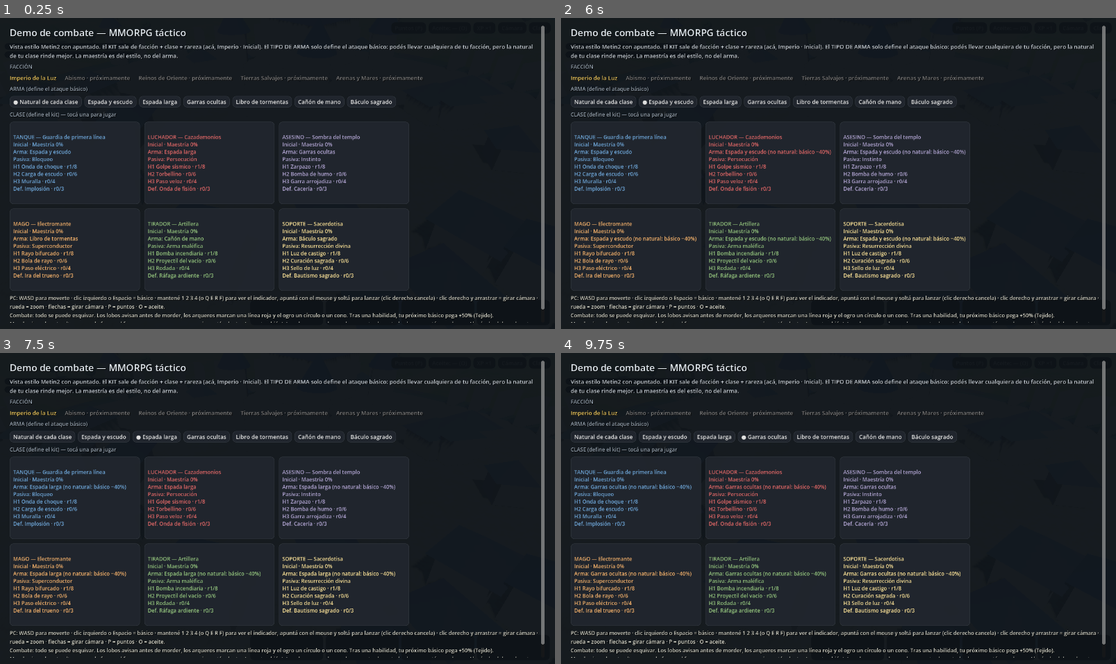
Above: before the commit, frames 1-4 (two rows, left to right).
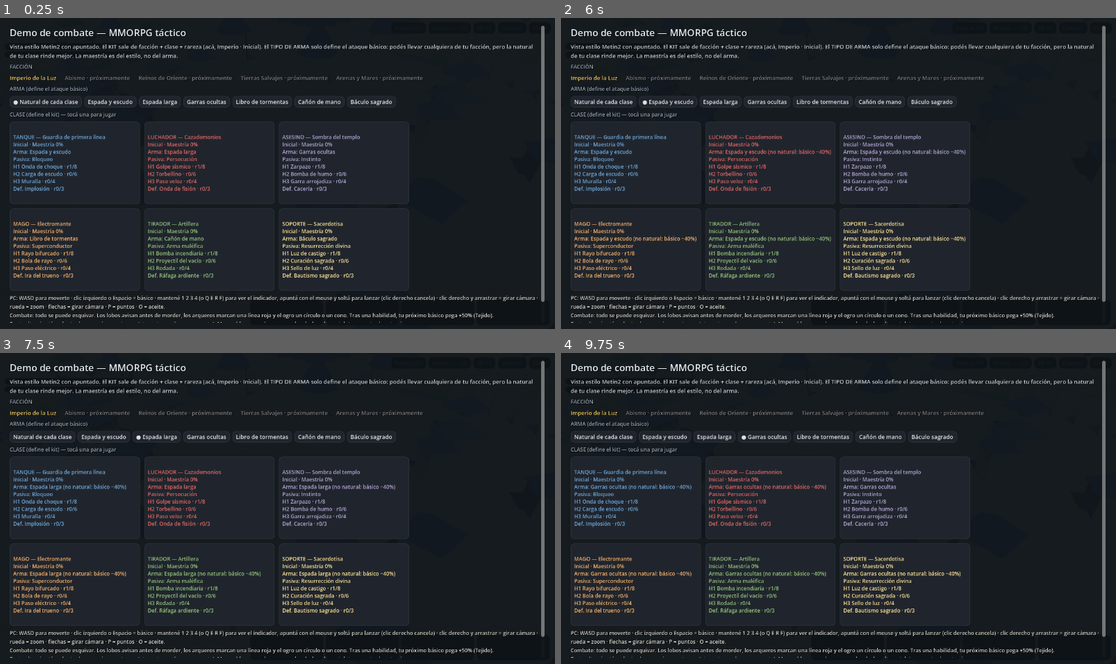
Above: after the commit, the same moments.

Repository: kinedavidaranda-coder/mmo-tactico
Game: Godot game, scene res://main.tscn
The game is run twice, just before and just after one commit, with the same random seed, the same clock (stepped at 60 frames per second) and the same inputs.
Inputs (mouse positions are in pixels of both pictures, inside the frame that each line leads up to):
- Up to frame 1 (0.25 s): no input
- Up to frame 2 (6 s): click "Cámara" at 0.5 s; click "Clase" at 1.25 s; click (849, 313) at 2.02 s; click (921, 313) at 2.77 s; click (999, 313) at 3.52 s; click (1071, 313) at 4.27 s; click "● Natural de cada clase" at 5 s; click "Espada y escudo" at 5.75 s
- Up to frame 3 (7.5 s): click "Natural de cada clase" at 6.5 s; click "Espada larga" at 7.25 s
- Up to frame 4 (9.75 s): click "Espada y escudo" at 8 s; click "● Espada y escudo" at 8.75 s; click "Garras ocultas" at 9.5 s

The runs differ from the first frame. In frame 1, less than 0.1% of the frame differs, in the area x 2-99%, y 91-98%; in frame 2, less than 0.1%; in frame 3, less than 0.1%; in frame 4, less than 0.1%.

Commit message:
Pasto alto para esconderse, muros y construcciones con colisión, dash que atraviesan muros
Co-Authored-By: Claude Opus 5.5 <noreply@anthropic.com>
Claude-Session: https://claude.ai/code/session_01UFgRNPHegwFKPB93iifC1a

Diff:
--- a/scripts/main.gd
+++ b/scripts/main.gd
@@ -47,6 +47,8 @@
 	var burn_t := 0.0
 	var burn_acc := 0.0
 	var queued = null
+	var hidden := false
+	var reveal_t := 0.0
 
 class Mob:
 	var type := ""
@@ -136,7 +138,9 @@
 	var st := "grass"
 	var t := 0.0
 	var spread := 0.0
-	var node: MeshInstance3D
+	var idx := 0
+	var base_y := 0.0
+	var tint := Color.WHITE
 
 class Puddle:
 	var x := 0.0
@@ -162,6 +166,10 @@
 var zones: Array = []
 var texts: Array = []
 var cells := {}
+var cell_list: Array = []
+var grass_mm: MultiMesh
+var colliders: Array = []          # muros y edificios: cajas en el plano (centro, medio tamaño, giro)
+var col_grid := {}                  # grilla de 16 m para buscar colisiones rápido
 var puddles: Array = []
 
 var mastery := {}                   # maestría por estilo (facción:clase:rareza)
@@ -488,6 +496,7 @@
 	water.cast_shadow = GeometryInstance3D.SHADOW_CASTING_SETTING_OFF
 	world.add_child(water)
 	build_capital()
+	build_structures()
 	build_vegetation()
 	# minimapa
 	minimap_tex = ImageTexture.create_from_image(terrain.minimap_image(256))
@@ -529,17 +538,18 @@
 			continue
 		var px := sin(a) * SAFE_R
 		var pz := cos(a) * SAFE_R
-		var w := box(Vector3(5.4, 5.0, 1.6), stone, Vector3(px, y0 + 2.5, pz), world)
-		w.rotation.y = a + PI / 2
+		solid_box(Vector3(5.4, 5.0, 1.6), stone, Vector3(px, y0 + 2.5, pz), a + PI / 2)
 		if k % 8 == 0:
 			cyl(1.8, 2.0, 8.0, stone, Vector3(px, y0 + 4.0, pz), world, 10)
+			add_collider(Vector2(px, pz), Vector2(1.9, 1.9), 0.0)
 			cyl(0.01, 2.4, 3.0, roof, Vector3(px, y0 + 9.5, pz), world, 10)
 	# ciudadela central
-	box(Vector3(14, 10, 14), stone, Vector3(0, y0 + 5, -6), world)
+	solid_box(Vector3(14, 10, 14), stone, Vector3(0, y0 + 5, -6), 0.0)
 	box(Vector3(9, 6, 9), stone, Vector3(0, y0 + 13, -6), world)
 	cyl(0.01, 7.5, 6.0, roof, Vector3(0, y0 + 19, -6), world, 4).rotation.y = PI / 4
 	for c in [Vector2(-7, -13), Vector2(7, -13), Vector2(-7, 1), Vector2(7, 1)]:
 		cyl(1.6, 1.8, 14.0, stone, Vector3(c.x, y0 + 7, c.y), world, 10)
+		add_collider(c, Vector2(1.8, 1.8), 0.0)
 		cyl(0.01, 2.2, 3.5, roof, Vector3(c.x, y0 + 15.7, c.y), world, 10)
 	cyl(0.25, 0.25, 4.0, gold, Vector3(0, y0 + 24, -6), world, 6)
 	sphere(0.9, gold, Vector3(0, y0 + 26.5, -6), world)
@@ -558,8 +568,9 @@
 			continue
 		var w := r.randf_range(4.0, 6.5)
 		var hgt := r.randf_range(3.0, 5.0)
-		var hb := box(Vector3(w, hgt, w * 0.8), stone.darkened(r.randf() * 0.12), Vector3(x, y0 + hgt / 2, z), world)
-		hb.rotation.y = a
+		if blocked(x, z, w * 0.8):
+			continue
+		solid_box(Vector3(w, hgt, w * 0.8), stone.darkened(r.randf() * 0.12), Vector3(x, y0 + hgt / 2, z), a)
 		var rf := cyl(0.01, w * 0.78, 2.2, roof.lightened(r.randf() * 0.15), Vector3(x, y0 + hgt + 1.1, z), world, 4)
 		rf.rotation.y = a + PI / 4
 		placed += 1
@@ -571,6 +582,159 @@
 	ring.scale = Vector3(SAFE_R + 2.5, 0.05, SAFE_R + 2.5)
 	ring.position.y = y0 + 0.08
 	world.add_child(ring)
+
+# ----------------------------------------------------------------- colisiones (muros y edificios)
+func add_collider(c: Vector2, half: Vector2, rot: float) -> void:
+	var col := {"c": c, "h": half, "r": rot}
+	colliders.append(col)
+	var reach: float = half.length()
+	for gx in range(int(floor((c.x - reach) / 16.0)), int(floor((c.x + reach) / 16.0)) + 1):
+		for gz in range(int(floor((c.y - reach) / 16.0)), int(floor((c.y + reach) / 16.0)) + 1):
+			var k := Vector2i(gx, gz)
+			if not col_grid.has(k):
+				col_grid[k] = []
+			col_grid[k].append(col)
+
+func solid_box(size: Vector3, c: Color, pos: Vector3, rot: float) -> MeshInstance3D:
+	var mi := box(size, c, pos, world)
+	mi.rotation.y = rot
+	add_collider(Vector2(pos.x, pos.z), Vector2(size.x / 2.0, size.z / 2.0), rot)
+	return mi
+
+# ¿el punto (con un radio) choca con algún muro o edificio?
+func blocked(x: float, z: float, pad := 0.6) -> bool:
+	var k := Vector2i(int(floor(x / 16.0)), int(floor(z / 16.0)))
+	if not col_grid.has(k):
+		return false
+	for col in col_grid[k]:
+		var dx: float = x - col.c.x
+		var dz: float = z - col.c.y
+		var cr := cos(col.r)
+		var sr := sin(col.r)
+		var lx := dx * cr - dz * sr
+		var lz := dx * sr + dz * cr
+		if abs(lx) < col.h.x + pad and abs(lz) < col.h.y + pad:
+			return true
+	return false
+
+# un dash atraviesa muros, pero no puede terminar adentro de uno: se estira hasta salir
+func dash_end(sx: float, sz: float, ex: float, ez: float) -> Vector2:
+	var d := Vector2(ex - sx, ez - sz)
+	var dir := d.normalized() if d.length() > 0.01 else Vector2(P.fx, P.fz)
+	var p := Vector2(ex, ez)
+	var tries := 0
+	while blocked(p.x, p.y) and tries < 20:
+		p += dir * 0.5
+		tries += 1
+	if blocked(p.x, p.y):
+		p = Vector2(ex, ez)
+		while blocked(p.x, p.y) and p.distance_to(Vector2(sx, sz)) > 0.3:
+			p -= dir * 0.5
+	return Vector2(clamp(p.x, -B, B), clamp(p.y, -B, B))
+
+# ----------------------------------------------------------------- construcciones dispersas
+func ok_site(x: float, z: float, r: float) -> bool:
+	var p := Vector2(x, z)
+	if p.length() < SAFE_R + 20.0 or terrain.road_dist(p) < r + 4.0 or terrain.river_dist(p) < r + 10.0:
+		return false
+	if p.distance_to(Terrain.LAKE) < Terrain.LAKE_R + r + 15.0:
+		return false
+	if terrain.height(x, z) < 1.5 or terrain.height(x, z) > 30.0 or blocked(x, z, r):
+		return false
+	return true
+
+func wall_run(a: Vector2, b: Vector2, thick: float, hgt: float, col: Color, broken: float, r: RandomNumberGenerator) -> void:
+	var L := a.distance_to(b)
+	var n: int = max(1, int(L / 4.0))
+	var dir := (b - a) / L
+	var rot := atan2(dir.x, dir.y) + PI / 2
+	for i in n:
+		if r.randf() < broken:
+			continue
+		var c := a + dir * (L * (i + 0.5) / n)
+		var hh: float = hgt * (r.randf_range(0.55, 1.0) if broken > 0 else 1.0)
+		solid_box(Vector3(L / n + 0.05, hh, thick), col, Vector3(c.x, H(c.x, c.y) + hh / 2.0 - 0.2, c.y), rot)
+
+func build_structures() -> void:
+	var r := RandomNumberGenerator.new()
+	r.seed = 777
+	var stone := Color("#cfc7b5")
+	var old := Color("#a59c8a")
+	var wood := Color("#7a5634")
+	var roof := Color("#3d5f9e")
+	var straw := Color("#c9a94f")
+	# torres de vigía en los caminos
+	for spot in [Vector2(-25, -150), Vector2(150, -45), Vector2(-160, 35), Vector2(28, 190), Vector2(-60, -320), Vector2(330, -75)]:
+		var x: float = spot.x + 9.0
+		var z: float = spot.y + 6.0
+		var y := H(x, z)
+		cyl(2.2, 2.6, 11.0, stone, Vector3(x, y + 5.5, z), world, 8)
+		cyl(0.01, 3.2, 3.5, roof, Vector3(x, y + 12.7, z), world, 8)
+		add_collider(Vector2(x, z), Vector2(2.5, 2.5), 0.0)
+	# ruinas: muros rotos al pie de la cordillera y en el cañadón
+	var ruins := 0
+	var tries := 0
+	while ruins < 16 and tries < 300:
+		tries += 1
+		var x := r.randf_range(-430, 430)
+		var z := r.randf_range(-330, 60)
+		if x > -180 and z > -120:
+			continue
+		if not ok_site(x, z, 10):
+			continue
+		var a := r.randf() * TAU
+		var d := Vector2(cos(a), sin(a))
+		var c := Vector2(x, z)
+		wall_run(c - d * 9, c + d * 9, 1.4, 3.2, old, 0.25, r)
+		wall_run(c + d * 9, c + d * 9 + Vector2(-d.y, d.x) * 8, 1.4, 3.2, old, 0.3, r)
+		ruins += 1
+	# granjas con cercos en los campos del sur, y un molino
+	var farms := 0
+	tries = 0
+	while farms < 9 and tries < 300:
+		tries += 1
+		var x := r.randf_range(-340, 340)
+		var z := r.randf_range(170, 420)
+		if not ok_site(x, z, 9):
+			continue
+		var a := r.randf_range(-0.4, 0.4)
+		var y := H(x, z)
+		solid_box(Vector3(7, 4, 5.5), Color("#e8dcc0"), Vector3(x, y + 2, z), a)
+		cyl(0.01, 5.2, 2.6, straw, Vector3(x, y + 5.3, z), world, 4).rotation.y = a + PI / 4
+		var f := Vector2(x, z)
+		var fx := Vector2(cos(a), -sin(a))
+		var fz := Vector2(sin(a), cos(a))
+		var corners = [f + fx * -9 + fz * 7, f + fx * 9 + fz * 7, f + fx * 9 + fz * 14, f + fx * -9 + fz * 14]
+		for k in 3:
+			wall_run(corners[k], corners[k + 1], 0.3, 1.1, wood, 0.0, r)
+		if farms == 2:
+			var mx := x + 14.0
+			cyl(1.8, 2.4, 10.0, Color("#e8dcc0"), Vector3(mx, H(mx, z) + 5, z), world, 8)
+			add_collider(Vector2(mx, z), Vector2(2.3, 2.3), 0.0)
+			var hub := Node3D.new()
+			hub.position = Vector3(mx, H(mx, z) + 9, z + 2.6)
+			hub.name = "Aspas"
+			world.add_child(hub)
+			for k in 4:
+				var blade := box(Vector3(0.5, 7, 0.15), wood, Vector3(0, 3.5, 0), hub)
+				var arm := Node3D.new()
+				hub.add_child(arm)
+				blade.reparent(arm)
+				arm.rotation.z = k * PI / 2
+		farms += 1
+	# laberintos de muros cerca de los campamentos: pasillos para escaparse y emboscar
+	for camp in [Vector2(140, -75), Vector2(170, -130), Vector2(-70, -110), Vector2(70, 120), Vector2(-110, 90), Vector2(-170, 60), Vector2(190, 30)]:
+		for k in 3:
+			var a := r.randf() * TAU
+			var d := r.randf_range(12, 20)
+			var c: Vector2 = camp + Vector2(cos(a), sin(a)) * d
+			if not ok_site(c.x, c.y, 4) and c.length() > SAFE_R + 20:
+				if terrain.road_dist(c) < 5.0 or terrain.height(c.x, c.y) < 1.5:
+					continue
+			var dir := Vector2(cos(a + PI / 2), sin(a + PI / 2))
+			wall_run(c - dir * 6, c + dir * 6, 1.2, 2.6, old, 0.0, r)
+			if k == 0:
+				wall_run(c + dir * 6, c + dir * 6 + Vector2(-dir.y, dir.x) * 6, 1.2, 2.6, old, 0.0, r)
 
 # árboles y rocas con MultiMesh: miles de copias en pocas llamadas de dibujo
 func tree_mesh(pine: bool) -> ArrayMesh:
@@ -623,7 +787,7 @@
 		while z < Terrain.HALF - 10.0:
 			var px := x + r.randf_range(-2.5, 2.5)
 			var pz := z + r.randf_range(-2.5, 2.5)
-			var dens: float = terrain.tree_density(px, pz)
+			var dens: float = 0.0 if blocked(px, pz, 2.5) else terrain.tree_density(px, pz)
 			if r.randf() < dens:
 				var t := Transform3D(Basis(Vector3.UP, r.randf() * TAU).scaled(Vector3.ONE * r.randf_range(0.8, 1.5)), Vector3(px, terrain.height(px, pz) - 0.1, pz))
 				if pz < -150.0 or (px > 150.0 and r.randf() < 0.55):
@@ -738,7 +902,7 @@
 	var r := RandomNumberGenerator.new()
 	r.seed = 5
 	# campamentos alrededor de la capital: más fuertes cuanto más lejos
-	var camps = [["lobo", 95, -60, 4], ["lobo", 170, -130, 4], ["lobo", -70, -110, 4], ["lobo", 70, 120, 4], ["lobo", -110, 90, 3],
+	var camps = [["lobo", 140, -75, 4], ["lobo", 170, -130, 4], ["lobo", -70, -110, 4], ["lobo", 70, 120, 4], ["lobo", -110, 90, 3],
 		["arquero", -170, 60, 3], ["arquero", -240, -20, 3], ["arquero", 190, 30, 3], ["arquero", 40, 230, 2],
 		["ogro", -60, -230, 1], ["ogro", 270, -170, 1], ["ogro", -300, 120, 1]]
 	for c in camps:
@@ -912,19 +1076,20 @@
 # ================================================================= MUNDO VIVO
 # Reglas simples sobre una grilla: el pasto se quema y propaga el fuego; el agua conduce el rayo.
 func build_living_world() -> void:
-	grass_mesh = BoxMesh.new()
-	grass_mesh.size = Vector3(CELL * 0.96, 0.7, CELL * 0.96)
-	grass_mat = mat(Color("#7fcf4a"))
-	burnt_mat = mat(Color("#3a2e24"))
-	fire_mat = StandardMaterial3D.new()
-	fire_mat.shading_mode = BaseMaterial3D.SHADING_MODE_UNSHADED
-	fire_mat.albedo_color = Color("#ff7a1a")
-	add_grass(80, -48, 8, 6)
-	add_grass(-60, -96, 7, 6)
-	add_grass(62, 105, 8, 6)
-	add_grass(-100, 78, 6, 6)
-	add_grass(-70, 30, 5, 5)
-	add_puddle(105, -72, 4)
+	# pasto alto: esconde al que está adentro y se puede quemar
+	var r := RandomNumberGenerator.new()
+	r.seed = 31
+	for camp in [Vector2(140, -75), Vector2(170, -130), Vector2(-70, -110), Vector2(70, 120), Vector2(-110, 90),
+			Vector2(-170, 60), Vector2(-240, -20), Vector2(190, 30), Vector2(40, 230), Vector2(-60, -230), Vector2(270, -170), Vector2(-300, 120)]:
+		for k in 2:
+			var a := r.randf() * TAU
+			var d := r.randf_range(10, 22)
+			add_grass(camp.x + cos(a) * d, camp.y + sin(a) * d, r.randi_range(5, 9), r.randi_range(4, 7))
+	# a los costados de los caminos, cerca de la capital
+	for spot in [Vector2(-70, 30), Vector2(70, -30), Vector2(30, 80), Vector2(-30, -85), Vector2(120, 10), Vector2(-120, -10), Vector2(10, 140), Vector2(-90, -60)]:
+		add_grass(spot.x, spot.y, r.randi_range(5, 8), r.randi_range(4, 6))
+	finish_grass()
+	add_puddle(150, -95, 4)
 	add_puddle(-82, -122, 4)
 	add_puddle(80, 132, 4)
 	add_puddle(-160, 72, 3.5)
@@ -945,11 +1110,13 @@
 			c.j = j
 			c.x = i * CELL + CELL / 2
 			c.z = j * CELL + CELL / 2
-			c.node = MeshInstance3D.new()
-			c.node.mesh = grass_mesh
-			c.node.material_override = grass_mat
-			c.node.position = Vector3(c.x, H(c.x, c.z) + 0.35, c.z)
-			world.add_child(c.node)
+			var p := Vector2(c.x, c.z)
+			if terrain.height(c.x, c.z) < 0.8 or p.length() < SAFE_R + 3.0 or terrain.road_dist(p) < 2.5 or blocked(c.x, c.z, 0.3):
+				continue
+			c.base_y = terrain.height(c.x, c.z)
+			c.tint = Color("#3f8a2e").lerp(Color("#5aa83c"), randf())
+			c.idx = cell_list.size()
+			cell_list.append(c)
 			cells[ck(i, j)] = c
 
 func add_puddle(x: float, z: float, r: float) -> void:
@@ -967,21 +1134,64 @@
 	world.add_child(pd.node)
 	puddles.append(pd)
 
+# mata de pasto: varias hojas finas, más oscuras abajo y claras arriba (el color lo pone cada instancia)
+func tuft_mesh() -> ArrayMesh:
+	var st := SurfaceTool.new()
+	st.begin(Mesh.PRIMITIVE_TRIANGLES)
+	var rr := RandomNumberGenerator.new()
+	rr.seed = 5
+	for k in 14:
+		var bx := rr.randf_range(-0.95, 0.95)
+		var bz := rr.randf_range(-0.95, 0.95)
+		var hgt := rr.randf_range(1.0, 1.6)
+		var lean := Vector3(rr.randf_range(-0.3, 0.3), 0, rr.randf_range(-0.3, 0.3))
+		var a := rr.randf() * TAU
+		var side := Vector3(cos(a), 0, sin(a)) * 0.22
+		var base := Vector3(bx, 0, bz)
+		var tip := base + Vector3(0, hgt, 0) + lean
+		for tri in [[base - side, base + side, tip]]:
+			st.set_color(Color(0.55, 0.55, 0.55))
+			st.add_vertex(tri[0])
+			st.set_color(Color(0.55, 0.55, 0.55))
+			st.add_vertex(tri[1])
+			st.set_color(Color(1.15, 1.15, 1.15))
+			st.add_vertex(tri[2])
+	st.generate_normals()
+	return st.commit()
+
+func finish_grass() -> void:
+	grass_mm = MultiMesh.new()
+	grass_mm.transform_format = MultiMesh.TRANSFORM_3D
+	grass_mm.use_colors = true
+	grass_mm.mesh = tuft_mesh()
+	grass_mm.instance_count = cell_list.size()
+	for c in cell_list:
+		set_cell(c, "grass")
+	var gm := StandardMaterial3D.new()
+	gm.vertex_color_use_as_albedo = true
+	gm.cull_mode = BaseMaterial3D.CULL_DISABLED
+	gm.roughness = 0.9
+	var mi := MultiMeshInstance3D.new()
+	mi.multimesh = grass_mm
+	mi.material_override = gm
+	world.add_child(mi)
+
 func cell_at(x: float, z: float) -> Cell:
 	return cells.get(ck(int(floor(x / CELL)), int(floor(z / CELL))))
 
 func set_cell(c: Cell, st: String) -> void:
 	c.st = st
-	if st == "grass":
-		c.node.material_override = grass_mat
-		c.node.scale.y = 1.0
-		c.node.position.y = H(c.x, c.z) + 0.35
-	elif st == "fire":
-		c.node.material_override = fire_mat
-	else:
-		c.node.material_override = burnt_mat
-		c.node.scale.y = 0.15
-		c.node.position.y = H(c.x, c.z) + 0.05
+	var sy := 1.0
+	var col := c.tint
+	if st == "fire":
+		sy = 1.1
+		col = Color("#ff7a1a")
+	elif st == "burnt":
+		sy = 0.18
+		col = Color("#3a2e24")
+	var b := Basis(Vector3.UP, float(c.idx % 7)).scaled(Vector3(1.05, sy, 1.05))
+	grass_mm.set_instance_transform(c.idx, Transform3D(b, Vector3(c.x, c.base_y - 0.05, c.z)))
+	grass_mm.set_instance_color(c.idx, col)
 
 func ignite(c) -> void:
 	if c and c.st == "grass":
@@ -1039,14 +1249,13 @@
 		kill(m)
 
 func update_living(dt: float) -> void:
-	fire_mat.albedo_color = Color.from_hsv(0.05 + randf() * 0.04, 1.0, 1.0)
 	var any_fire := false
 	for c in cells.values():
 		if c.st == "fire":
 			any_fire = true
 			c.t -= dt
 			c.spread -= dt
-			c.node.scale.y = 0.9 + randf() * 0.5
+			grass_mm.set_instance_color(c.idx, Color.from_hsv(0.03 + randf() * 0.06, 1.0, 1.0) * 1.3)
 			if c.spread <= 0:
 				c.spread = 99.0
 				for dd in [[1, 0], [-1, 0], [0, 1], [0, -1]]:
@@ -1240,6 +1449,8 @@
 		st = "Robo de vida"
 	elif P.burn_t > 0:
 		st = "¡Te quemás!"
+	elif P.hidden:
+		st = "En el pasto: oculto"
 	chips_lbl.text = "%s ✓   %s   %s" % [weapon.passive.name, "Tejido ●" if P.weave > 0 else "Tejido ○", st]
 	for slot in ACT:
 		var b: Button = skill_btns[slot]
@@ -1423,7 +1634,7 @@
 		b.add_theme_color_override("font_color", c.color)
 		grid.add_child(b)
 	pick_box.add_child(grid)
-	var help := mk_label("PC: WASD para moverte · clic izquierd …(400 unchanged characters)…  tu próximo básico pega +50% (Tejido).\nMundo vivo: el pasto alto se prende fueg …(209 unchanged characters)…
+	var help := mk_label("PC: WASD para moverte · clic izquierd …(400 unchanged characters)…  tu próximo básico pega +50% (Tejido).\nPasto alto: si estás adentro los enemigos no te ven (atacar te revela un momento). Muros: bloquean el paso, pero los dash, saltos y teletransportes los atraviesan.\nMundo vivo: el pasto alto se prende fueg …(209 unchanged characters)…
 	help.autowrap_mode = TextServer.AUTOWRAP_WORD_SMART
 	pick_box.add_child(help)
 
@@ -1517,6 +1728,8 @@
 
 # no se puede entrar al agua profunda ni subir paredes de roca
 func can_walk(x0: float, z0: float, x1: float, z1: float) -> bool:
+	if blocked(x1, z1) and not blocked(x0, z0):
+		return false
 	var h1: float = terrain.height(x1, z1)
 	if h1 < Terrain.WATER - 1.2:
 		return false
@@ -1593,7 +1806,8 @@
 		if tt and d2(P.x, P.z, tt.x, tt.z) - tt.d.r > b.range:
 			var n := Vector2(tt.x - P.x, tt.z - P.z).normalized()
 			var dd: float = d2(P.x, P.z, tt.x, tt.z) - tt.d.r - 1.2
-			start_dash(P.x + n.x * dd, P.z + n.y * dd, 0.14, {})
+			var ce := dash_end(P.x, P.z, P.x + n.x * dd, P.z + n.y * dd)
+			start_dash(ce.x, ce.y, 0.14, {})
 			P.chase = 0
 			P.queued = tt
 			return
@@ -1674,12 +1888,12 @@
 					if abs(angle_difference(atan2(pd.x - P.x, pd.z - P.z), a0)) <= half + atan2(pd.r, max(1.0, L)):
 						element_at(pd.x, pd.z, s.el, 0)
 		"dash":
-			var ex: float = clamp(P.x + d.x * s.range, -B, B)
-			var ez: float = clamp(P.z + d.y * s.range, -B, B)
-			start_dash(ex, ez, s.range / 40.0, s if s.dmg > 0 else {})
+			var e := dash_end(P.x, P.z, P.x + d.x * s.range, P.z + d.y * s.range)
+			start_dash(e.x, e.y, s.range / 40.0, s if s.dmg > 0 else {})
 		"leap":
-			var tx: float = clamp(P.x + d.x * dd, -B, B)
-			var tz: float = clamp(P.z + d.y * dd, -B, B)
+			var le := dash_end(P.x, P.z, P.x + d.x * dd, P.z + d.y * dd)
+			var tx: float = le.x
+			var tz: float = le.y
 			P.leap = {"sx": P.x, "sz": P.z, "ex": tx, "ez": tz, "t": 0.0, "dur": 0.38, "s": s}
 			var tel := telegraph(tx, tz, s.radius, 0.38, col)
 			fxs.append(make_fx(tel, 0.38))
@@ -1713,8 +1927,9 @@
 		"proj":
 			fire_proj(s, d, {"skill": true, "s": s, "color": col})
 		"blink":
-			var x: float = clamp(P.x + d.x * dd, -B, B)
-			var z: float = clamp(P.z + d.y * dd, -B, B)
+			var be := dash_end(P.x, P.z, P.x + d.x * dd, P.z + d.y * dd)
+			var x: float = be.x
+			var z: float = be.y
 			flash_fx("ring", P.x, P.z, 1.5, d, col)
 			P.x = x
 			P.z = z
@@ -1724,8 +1939,9 @@
 				if m.dead <= 0 and d2(P.x, P.z, m.x, m.z) < s.radius + m.d.r:
 					var n := Vector2(P.x - m.x, P.z - m.z).normalized()
 					var dd2: float = max(0.0, d2(P.x, P.z, m.x, m.z) - m.d.r - 1.3)
-					m.x += n.x * dd2
-					m.z += n.y * dd2
+					if not blocked(m.x + n.x * dd2, m.z + n.y * dd2, 0.3):
+						m.x += n.x * dd2
+						m.z += n.y * dd2
 					hit_mob(m, s.dmg, opts)
 			flash_fx("disc", P.x, P.z, s.radius, d, col)
 		"smoke":
@@ -1858,6 +2074,7 @@
 	m.hp -= dmg
 	m.flash = 0.12
 	m.aggroed = true
+	P.reveal_t = 1.0                 # atacar desde el pasto te revela un momento
 	P.calm = 0
 	if s.has("stun"):
 		if m.slam:
@@ -2076,6 +2293,9 @@
 		if P.shield_t <= 0:
 			P.shield = 0
 	P.calm += dt
+	P.reveal_t = max(0.0, P.reveal_t - dt)
+	var gc = cell_at(P.x, P.z)
+	P.hidden = gc != null and gc.st == "grass" and P.reveal_t <= 0 and P.dead <= 0
 	var pa := passive()
 	if pa.effect == "camo" and P.calm > 3 and not P.camo and P.dead <= 0:
 		P.camo = true
@@ -2228,8 +2448,11 @@
 		var home := d2(m.x, m.z, m.sx, m.sz)
 		if P.dead > 0 or in_safe or home > 32:
 			m.aggroed = false
-		elif not m.aggroed and dP < m.d.aggro and not P.camo:
+		elif not m.aggroed and dP < m.d.aggro and not P.camo and (not P.hidden or dP < 2.5):
 			m.aggroed = true
+		elif m.aggroed and P.hidden and dP > 3.0:
+			m.aggroed = false        # te perdió de vista en el pasto
+			add_text(Vector3(m.x, m.d.r * 2 + 2.0, m.z), "?", Color("#c9d1d9"), 18)
 		var spd: float = m.d.speed * (1.0 - max(m.slow_v if m.slow_t > 0 else 0.0, zone_slow))
 		if m.aggroed:
 			var n := Vector2(P.x - m.x, P.z - m.z).normalized()
@@ -2293,11 +2516,9 @@
 					m.wind_dir = n
 					m.tele = telegraph_line(m.x, m.z, n, m.d.range, 1.0, m.d.wind, Color("#f85149"))
 				elif dP < 6:
-					m.x -= n.x * spd * dt
-					m.z -= n.y * spd * dt
+					mob_step(m, -n.x * spd * dt, -n.y * spd * dt)
 				elif dP > m.d.range - 1:
-					m.x += n.x * spd * dt
-					m.z += n.y * spd * dt
+					mob_step(m, n.x * spd * dt, n.y * spd * dt)
 				continue
 			var reach: float = m.d.r + 0.7 + m.d.reach * 0.5
 			if m.wind > 0:
@@ -2312,16 +2533,14 @@
 				if m.atk_cd <= 0:
 					m.wind = m.d.wind
 			else:
-				m.x += n.x * spd * dt
-				m.z += n.y * spd * dt
+				mob_step(m, n.x * spd * dt, n.y * spd * dt)
 		else:
 			if m.tele:
 				clear_tele(m)
 				m.wind = 0
 			if home > 0.5:
 				var n := Vector2(m.sx - m.x, m.sz - m.z).normalized()
-				m.x += n.x * spd * 1.4 * dt
-				m.z += n.y * spd * 1.4 * dt
+				mob_step(m, n.x * spd * 1.4 * dt, n.y * spd * 1.4 * dt)
 				m.fx = n.x
 				m.fz = n.y
 			m.hp = min(m.max_hp, m.hp + m.max_hp * 0.25 * dt)
@@ -2342,6 +2561,17 @@
 				a.z -= dz / dd * p
 				b.x += dx / dd * p
 				b.z += dz / dd * p
+
+# los enemigos también chocan con muros: si no pueden pasar, se deslizan por el costado
+func mob_step(m: Mob, dx: float, dz: float) -> void:
+	var r: float = m.d.r * 0.6
+	if not blocked(m.x + dx, m.z + dz, r):
+		m.x += dx
+		m.z += dz
+	elif not blocked(m.x + dx, m.z, r):
+		m.x += dx
+	elif not blocked(m.x, m.z + dz, r):
+		m.z += dz
 
 func enemy_shot(m: Mob, d: Vector2) -> void:
 	var p := Proj.new()
@@ -2491,9 +2721,13 @@
 		update_hero_anim(get_process_delta_time())
 	if hero_model:
 		hero_model.visible = true
+	var ghost: bool = P.camo or P.hidden
 	for m in pmats:
-		m.transparency = BaseMaterial3D.TRANSPARENCY_ALPHA if P.camo else BaseMaterial3D.TRANSPARENCY_DISABLED
-		m.albedo_color.a = 0.35 if P.camo else 1.0
+		m.transparency = BaseMaterial3D.TRANSPARENCY_ALPHA if ghost else BaseMaterial3D.TRANSPARENCY_DISABLED
+		m.albedo_color.a = (0.35 if P.camo else 0.55) if ghost else 1.0
+	var aspas = world.get_node_or_null("Aspas")
+	if aspas:
+		aspas.rotation.z += get_process_delta_time() * 0.8
 	for m in mobs:
 		if m.dead > 0:
 			continue
Not shown, changed: LEEME.md
